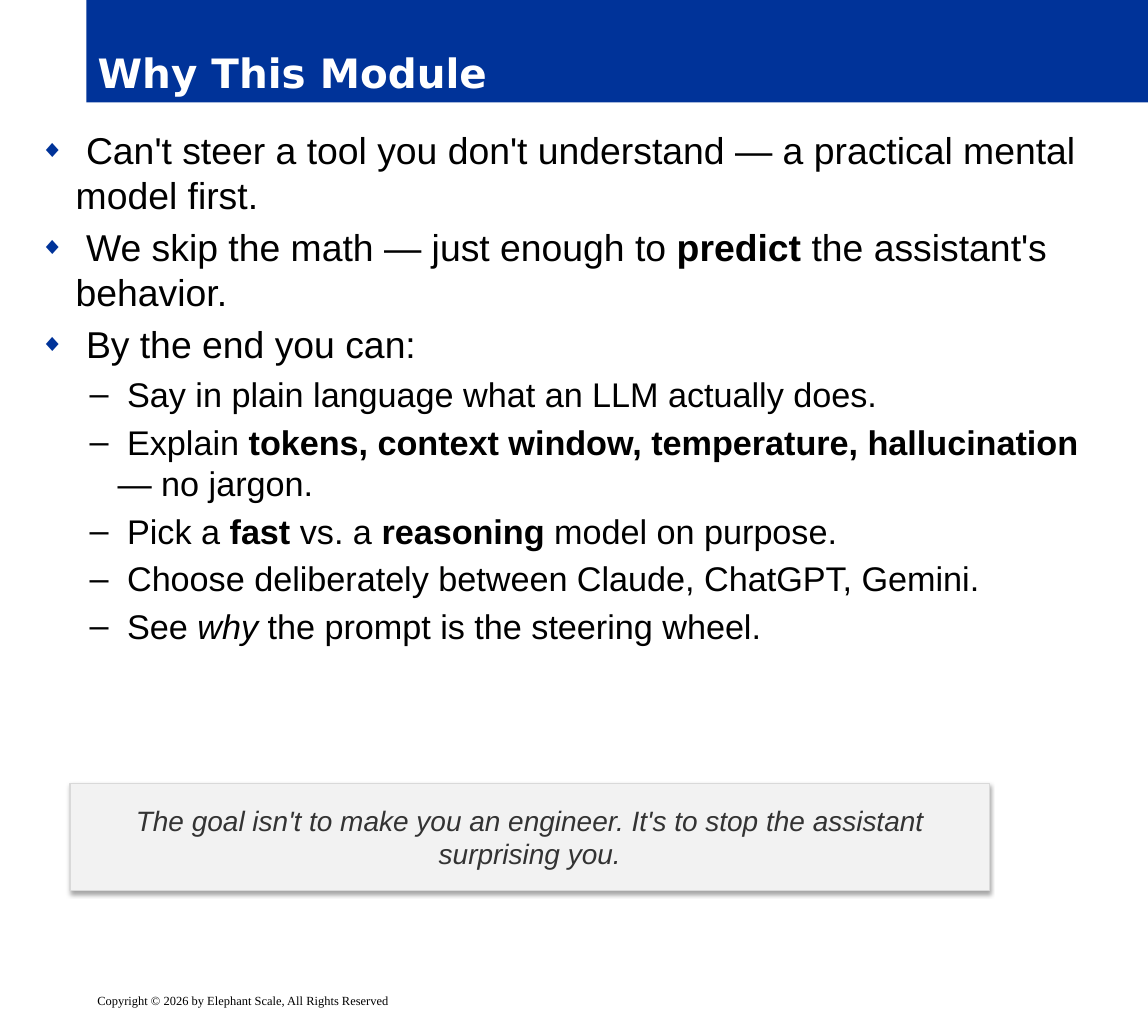
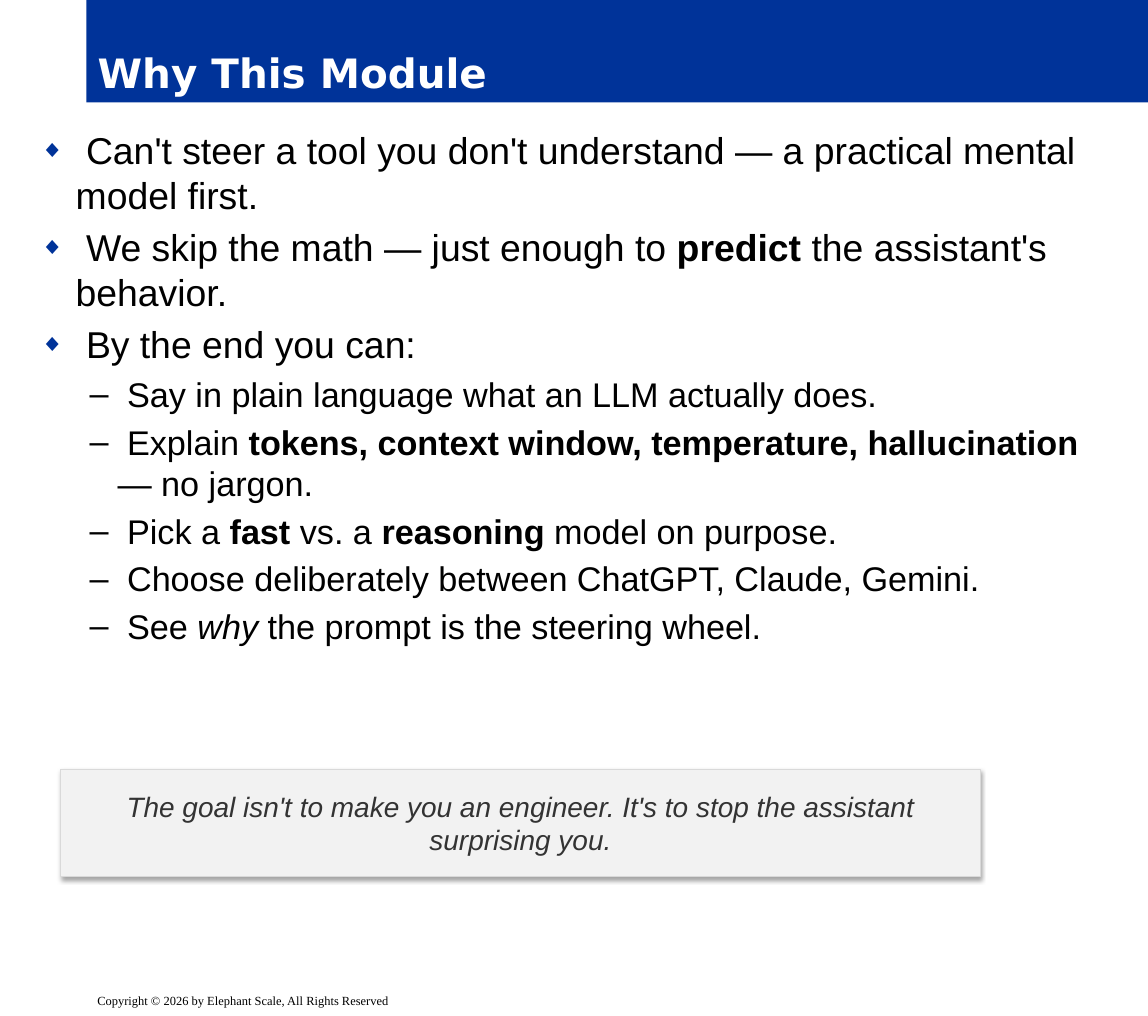
Before and after one commit to elephantscale/Prompt_Engineering_for_Business_Professionals, a slide deck: slide 2 of slides/release/01-how-ai-works.pptx. Drawn at 1148x1016 pixels with LibreOffice and Linux fonts; fonts in the diff are those of the drawing; background and template pictures are left out. Boxes give left, top, right and bottom in pixels: in the first picture for what was removed or moved away, otherwise in the second. Text is boxed around its words. In the diff, an @@ line names an element or a change of style, - is before the commit and + after.

```diff
--- a/slides/release/01-how-ai-works.pptx
+++ b/slides/release/01-how-ai-works.pptx
@@ text at bbox=[127, 566, 980, 598]: text changed @@
-  – Choose deliberately between Claude, ChatGPT, Gemini.
+  – Choose deliberately between ChatGPT, Claude, Gemini.
@@ rectangle "The goal isn't to make ...": place and size @@
-rectangle "The goal isn't to make ..." at bbox=[69, 784, 989, 892]
+rectangle "The goal isn't to make ..." at bbox=[60, 769, 980, 877]
```
Also in this commit, not shown: 11 other slides changed, 1 other file.
